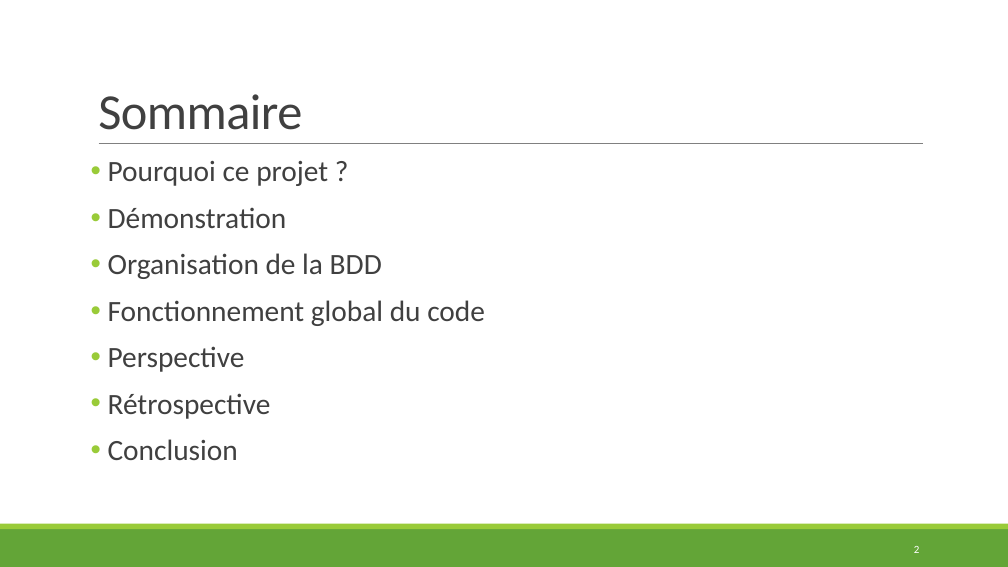
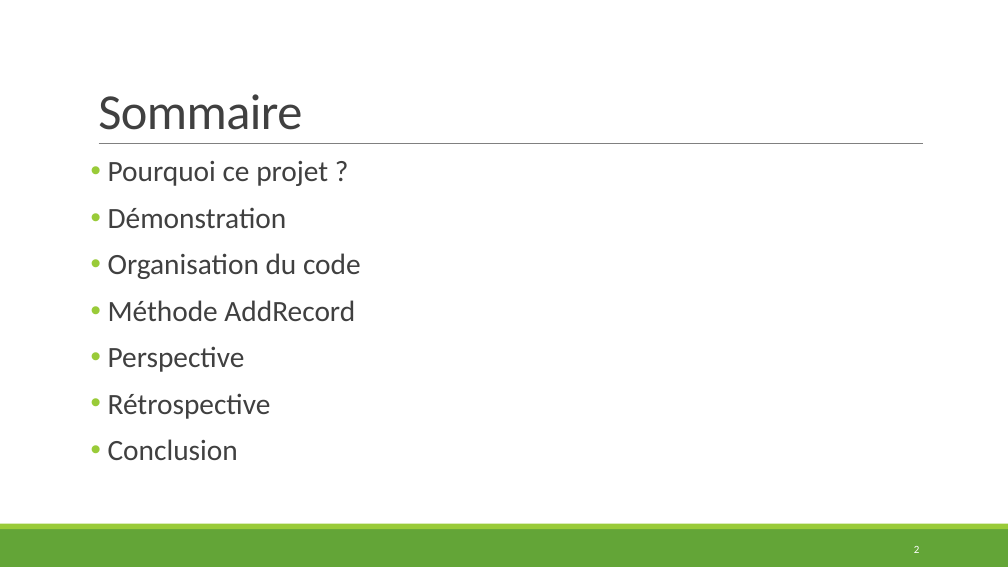
Before and after one commit to AntoineMartet/CargoFlow, a slide deck: slide 2 of Documentation/CargoFlow_Presentation.pptx. Drawn at 1008x567 pixels with LibreOffice and Linux fonts; fonts in the diff are those of the drawing. Boxes give left, top, right and bottom in pixels: in the first picture for what was removed or moved away, otherwise in the second. Text is boxed around its words. In the diff, an @@ line names an element or a change of style, - is before the commit and + after.

```diff
--- a/Documentation/CargoFlow_Presentation.pptx
+++ b/Documentation/CargoFlow_Presentation.pptx
@@ text at (x1=108, y1=253, x2=361, y2=321): text changed @@
-• Organisation de la BDD
-• Fonctionnement global du code
+• Organisation du code
+• Méthode AddRecord
```
Also in this commit, not shown: 4 other slides changed, 2 slides added, 1 slide removed, 1 other file.
